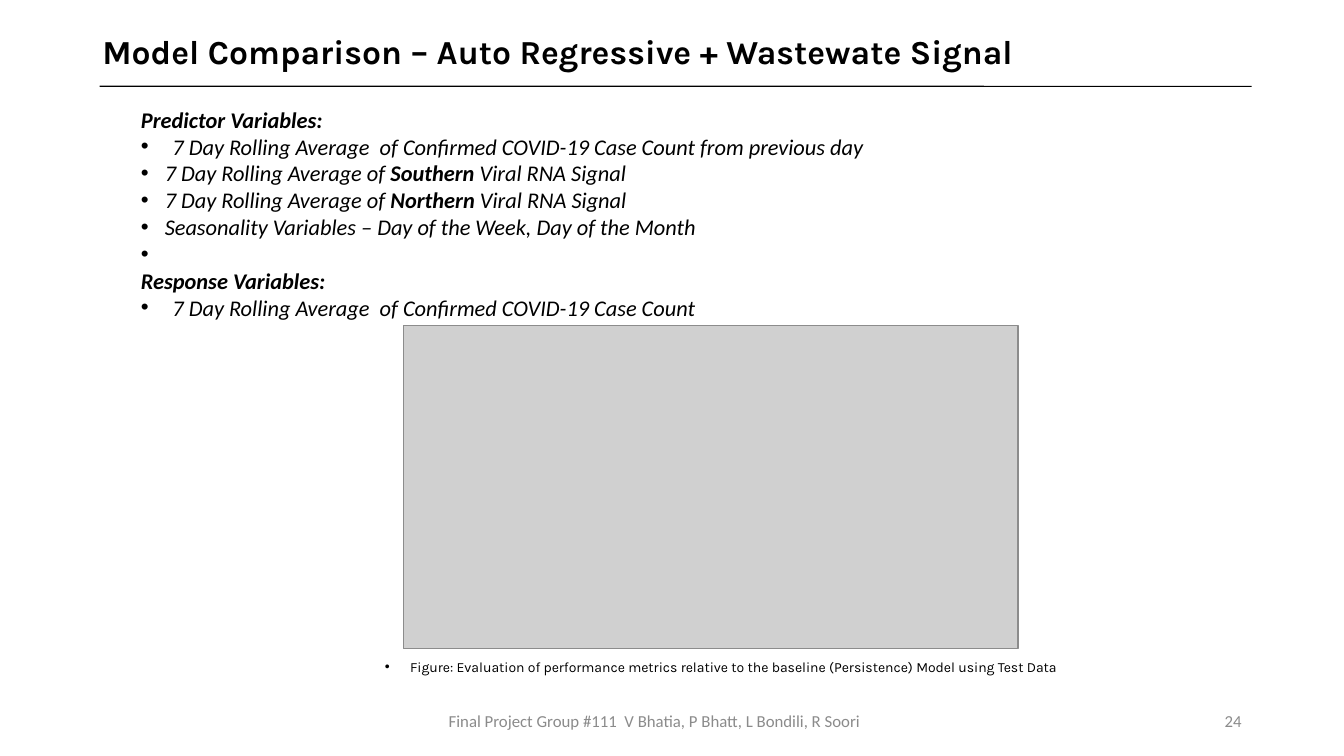
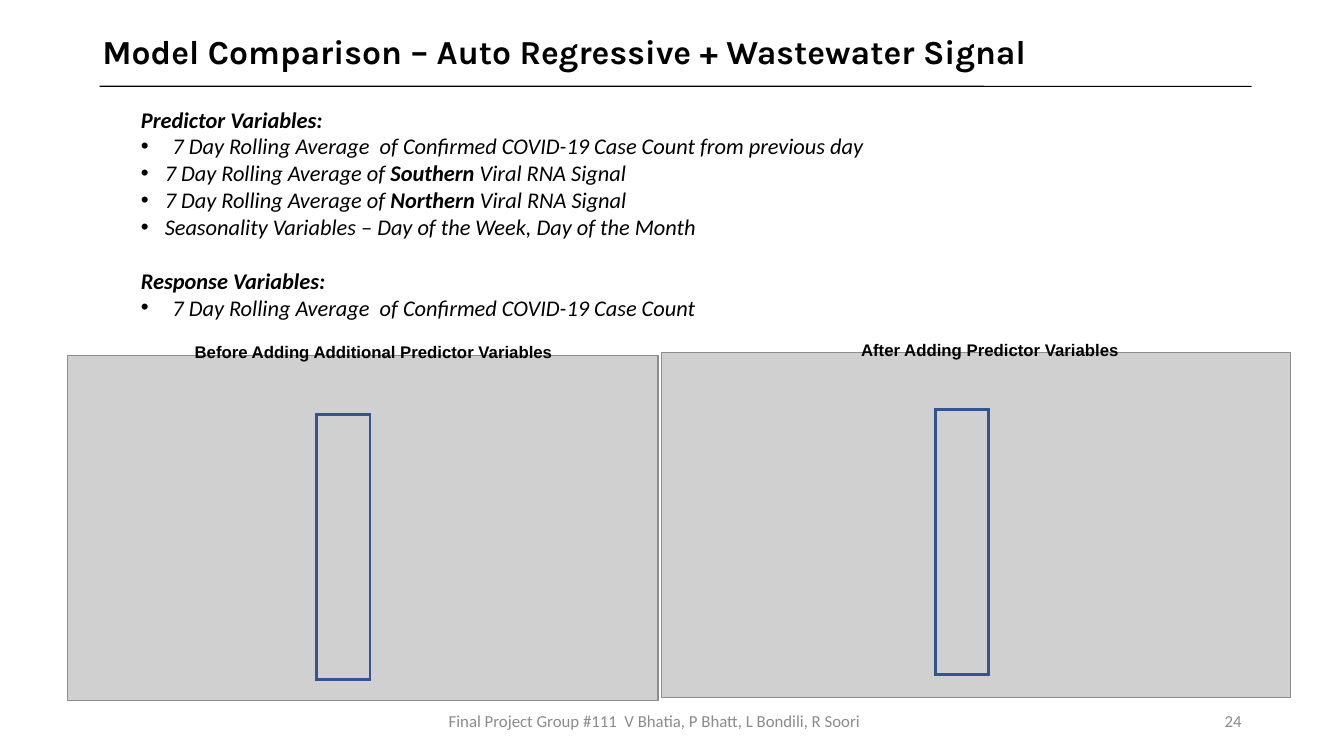
Before and after one commit to bhatiavr/cs109b-final-project-111, a slide deck: slide 24 of docs/Forecasting COVID-19 Cases Using SARS-Cov-2 Titers in Wastewater.pptx. Drawn at 1344x756 pixels with LibreOffice and Linux fonts; fonts in the diff are those of the drawing; grey boxes stand for pictures. Boxes give left, top, right and bottom in pixels: in the first picture for what was removed or moved away, otherwise in the second. Text is boxed around its words. In the diff, an @@ line names an element or a change of style, - is before the commit and + after.

```diff
--- a/docs/Forecasting COVID-19 Cases Using SARS-Cov-2 Titers in Wastewater.pptx
+++ b/docs/Forecasting COVID-19 Cases Using SARS-Cov-2 Titers in Wastewater.pptx
@@ text at box(102, 40, 1026, 73): text changed @@
-Model Comparison – Auto Regressive + Wastewate Signal
+Model Comparison – Auto Regressive + Wastewater Signal
@@ picture added at box(68, 356, 658, 701) @@
@@ text added at box(195, 344, 552, 362), 12 pt, text #000000, bold @@
+Before Adding Additional Predictor Variables
@@ picture: place and size @@
-picture at box(403, 326, 1018, 649)
+picture at box(662, 353, 1291, 698)
@@ text added at box(861, 343, 1119, 360), 12 pt, text #000000, bold @@
+After Adding Predictor Variables
@@ rectangle added at box(317, 414, 370, 680), outline #325491 2 pt @@
@@ rectangle added at box(936, 409, 989, 675), outline #325491 2 pt @@
@@ text removed at box(410, 662, 1057, 676) @@
-• Figure: Evaluation of performance metrics relative to the baseline (Persistence) Model using Test Data
```
Also in this commit, not shown: 16 other slides changed, 1 slide removed.
